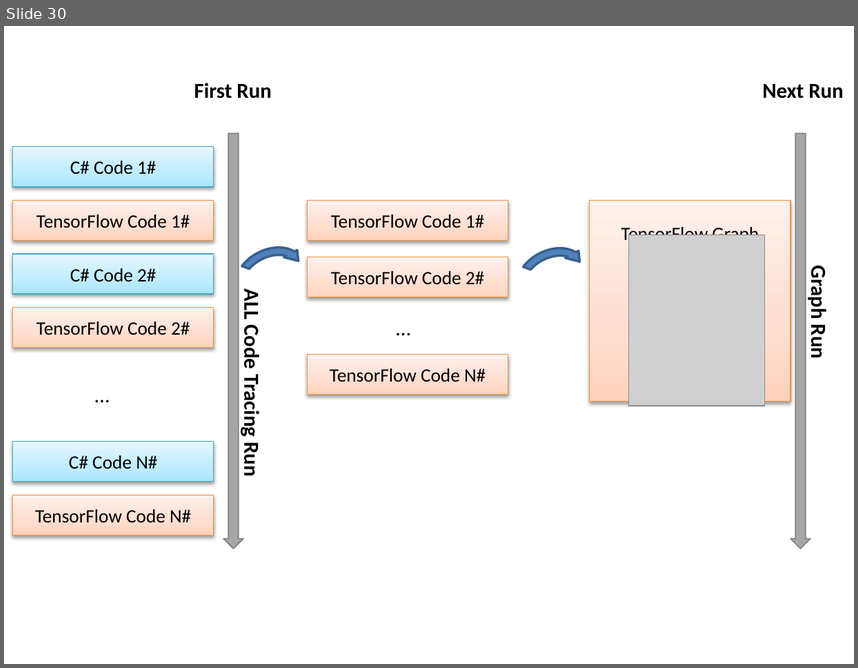
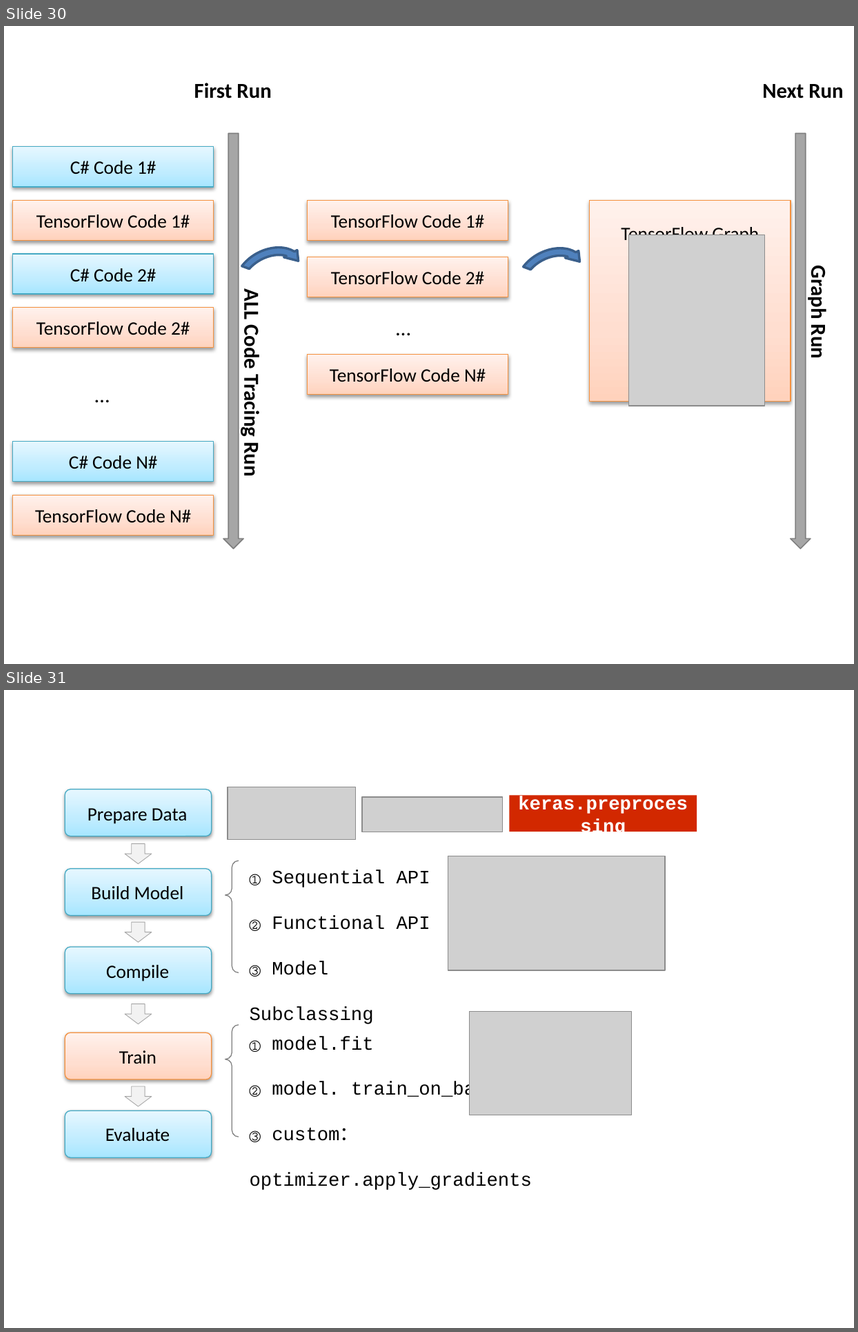
Before and after one commit to zhamppx97/TensorFlow.NET-Tutorials, a slide deck: ppt/tf.reduce_mean.pptx. Shown one above the other, each under a label of ours: slide 30 before the commit, slides 30 and 31 after it. The pictures are 858x668 and 858x1332 pixels, drawn with LibreOffice and Linux fonts; fonts in the diff are those of the drawing; grey boxes stand for pictures. Boxes give left, top, right and bottom in pixels: in the first picture for what was removed or moved away, otherwise in the second. Text is boxed around its words. In the diff, an @@ line names an element or a change of style, - is before the commit and + after.

Commit message:
add 2.10 keras api 20210113.

```diff
--- a/ppt/tf.reduce_mean.pptx
+++ b/ppt/tf.reduce_mean.pptx
@@ slide 31 added at <box>4,690,854,1328</box>, background #FFFFFF @@
@@ rounded rectangle added at <box>65,789,212,836</box>, fill gradient #A7E6FF to #C1EDFF to #E7F8FF, outline #46AAC5 0.75 pt @@
@@ picture added at <box>228,787,355,840</box> @@
@@ text added at <box>87,808,188,824</box>, 16 pt, text #000000 @@
+Prepare Data
@@ picture added at <box>362,797,502,832</box> @@
@@ rectangle added at <box>509,796,696,832</box>, fill #D22800, 16 pt, text #FFFFFF, bold @@
+keras.preprocessing
@@ down arrow added at <box>125,844,151,865</box>, fill #F2F2F2, outline #A6A6A6 0.5 pt @@
@@ rounded rectangle added at <box>65,869,212,915</box>, fill gradient #A7E6FF to #C1EDFF to #E7F8FF, outline #46AAC5 0.75 pt @@
@@ left brace added at <box>225,861,239,973</box>, outline #808080 0.75 pt @@
@@ text added at <box>250,870,430,1024</box>, 16 pt, text #000000 @@
+① Sequential API
+② Functional API
+③ Model Subclassing
@@ picture added at <box>448,856,665,969</box> @@
@@ text added at <box>91,886,184,900</box>, 16 pt, text #000000 @@
+Build Model
@@ down arrow added at <box>125,922,151,943</box>, fill #F2F2F2, outline #A6A6A6 0.5 pt @@
@@ rounded rectangle added at <box>65,947,212,994</box>, fill gradient #A7E6FF to #C1EDFF to #E7F8FF, outline #46AAC5 0.75 pt @@
@@ text added at <box>106,965,169,981</box>, 16 pt, text #000000 @@
+Compile
@@ down arrow added at <box>125,1004,151,1024</box>, fill #F2F2F2, outline #A6A6A6 0.5 pt @@
@@ picture added at <box>469,1012,631,1115</box> @@
@@ rounded rectangle added at <box>65,1032,212,1079</box>, fill gradient #FFD2BD to #FFDED0 to #FFF2ED, outline #F69240 0.75 pt @@
@@ left brace added at <box>225,1025,239,1137</box>, outline #808080 0.75 pt @@
@@ text added at <box>250,1036,532,1190</box>, 16 pt, text #000000 @@
+① model.fit
+② model. train_on_batch
+③ custom：optimizer.apply_gradients
@@ text added at <box>119,1050,156,1063</box>, 16 pt, text #000000 @@
+Train
@@ down arrow added at <box>125,1086,151,1107</box>, fill #F2F2F2, outline #A6A6A6 0.5 pt @@
@@ rounded rectangle added at <box>65,1111,212,1158</box>, fill gradient #A7E6FF to #C1EDFF to #E7F8FF, outline #46AAC5 0.75 pt @@
@@ text added at <box>105,1127,170,1141</box>, 16 pt, text #000000 @@
+Evaluate
```
Also in this commit, not shown: 1 slide removed, 2 other files.
